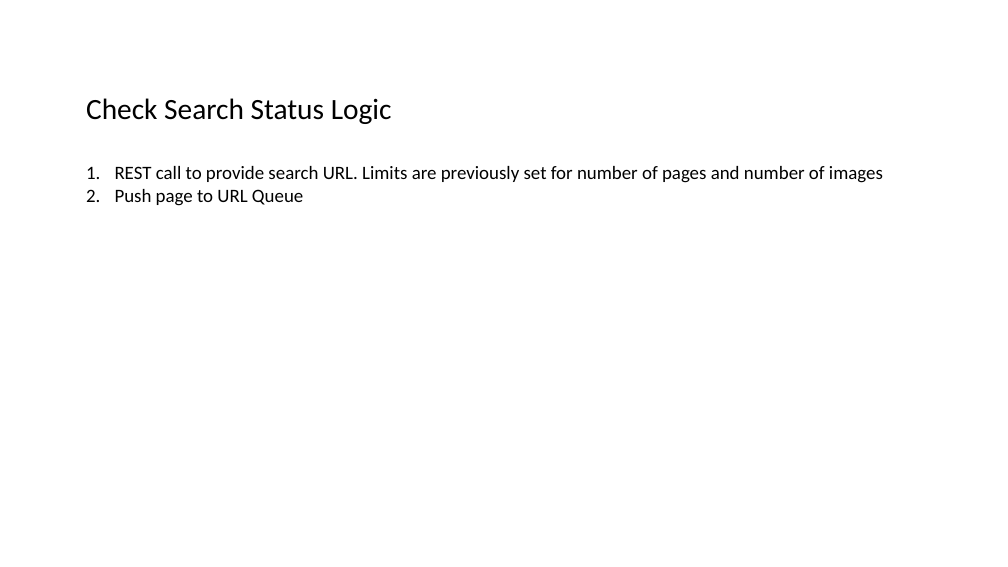
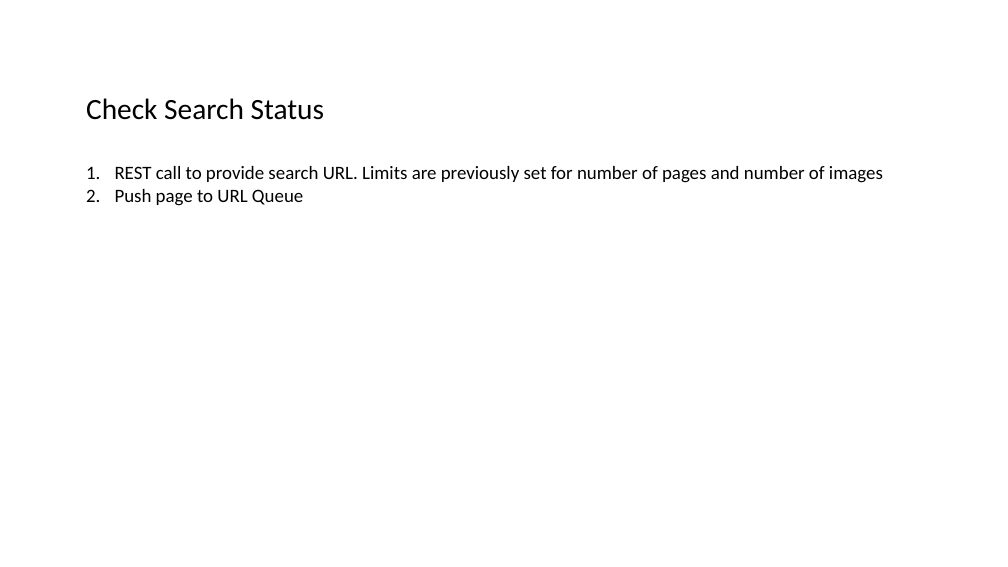
Before and after one commit to datim/squid, a slide deck: slide 8 of docs/design.pptx (slide 7 before the commit). Drawn at 1008x567 pixels with LibreOffice and Linux fonts; fonts in the diff are those of the drawing. Boxes give left, top, right and bottom in pixels: in the first picture for what was removed or moved away, otherwise in the second. Text is boxed around its words. In the diff, an @@ line names an element or a change of style, - is before the commit and + after.

```diff
--- a/docs/design.pptx
+++ b/docs/design.pptx
@@ text at (x1=86, y1=98, x2=325, y2=120): text changed @@
-Check Search Status Logic
+Check Search Status
```
Also in this commit, not shown: 4 other slides changed, 3 slides added.
